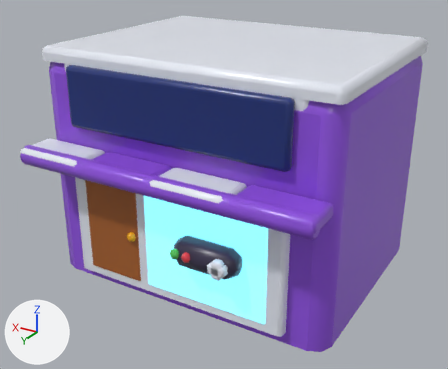
One commit to the FBX model world_overhaul/export/buildings/Game Studio.fbx: the scene before it, then after it.
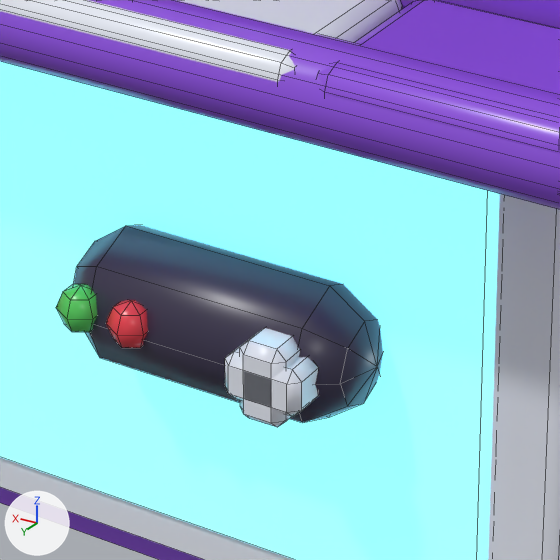
There are two pictures of each version: one whole from a 50 mm lens placed at (-8.9, 15.8, 10.27), pointed at (0.01, 0.95, 2.85), one close up on the part from 35% to 63% of the width and 50% to 84% of the height. Arrows for +X, +Y and +Z are at lower left; the lights stay in place. The last two pictures show the newer version. The close-ups show mesh edges as thin lines.

In view in the first close-up: 'Maker_GameStudio', 'Maker_GameStudio_Glow_GLOW_COOL'.
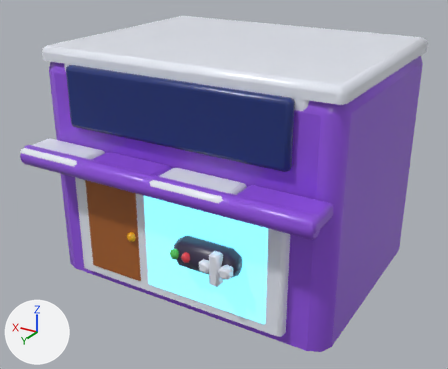
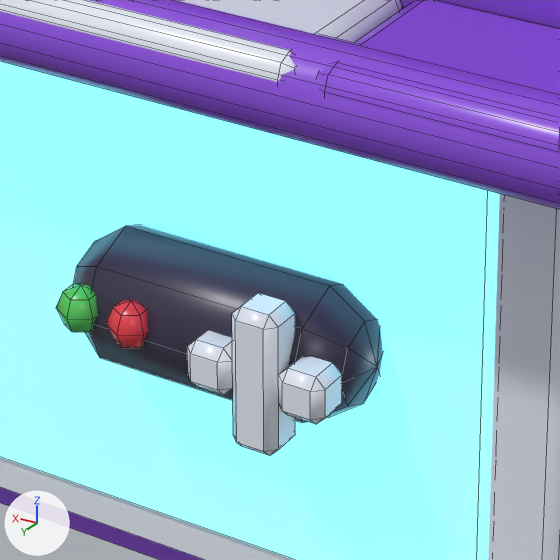
The change, as JSON lines over the scene's bpy script:
```json
{"block": "me_maker_gamestudio_001", "where": "# used by ob_maker_gamestudio; location = (0.0, 0.0, 0.0)"}
{"op": "remove", "block": "me_maker_gamestudio_001", "code": "me_maker_gamestudio_001.from_pydata(...)  # 686 vertices, 674 faces; spans x -4.5..4.5, y -3.5..4.73, z 0.0..7.0"}
{"op": "add", "block": "me_maker_gamestudio_001", "code": "me_maker_gamestudio_001.from_pydata(...)  # 710 vertices, 700 faces; spans x -4.5..4.5, y -3.5..4.73, z 0.0..7.0"}
{"block": "me_maker_gamestudio_001", "change": "me_maker_gamestudio_001 part 1: a new loose piece of 24 vertices spanning x -1.65..-1.35, y 4.2..4.5, z 2.05..2.35, in mat_wo_palette"}
{"block": "me_maker_gamestudio_001", "change": "me_maker_gamestudio_001 part 2"}
{"block": "me_maker_gamestudio_001", "change": "12 vertices in x -2.0..-1.7, y 4.2..4.5, z 1.95..2.01 move by (-0.25, 0.0, 0.1)"}
{"block": "me_maker_gamestudio_001", "change": "12 vertices in x -2.0..-1.7, y 4.2..4.5, z 2.39..2.45 move by (-0.25, 0.0, -0.1)"}
{"block": "me_maker_gamestudio_001", "change": "6 vertices in x -2.1..-2.04, y 4.2..4.5, z 2.05..2.11 move by (0.15, 0.0, -0.3)"}
{"block": "me_maker_gamestudio_001", "change": "6 vertices in x -2.1..-2.04, y 4.2..4.5, z 2.29..2.35 move by (0.15, 0.0, 0.3)"}
{"block": "me_maker_gamestudio_001", "change": "6 vertices in x -1.66..-1.6, y 4.2..4.5, z 2.05..2.11 move by (-0.05, 0.0, -0.3)"}
{"block": "me_maker_gamestudio_001", "change": "6 vertices in x -1.66..-1.6, y 4.2..4.5, z 2.29..2.35 move by (-0.05, 0.0, 0.3)"}
```

Pixel boxes (x1, y1, x2, y2) of what changed, in the close-ups (560 x 560 px; the box of a moved part takes in the faces that stretch with it):
```json
{"part": 1, "of": "me_maker_gamestudio_001", "change": "added", "after": [187, 330, 233, 395]}
{"part": 2, "of": "me_maker_gamestudio_001", "change": "moved or reshaped", "before": [225, 328, 318, 427], "after": [232, 293, 342, 456]}
```
